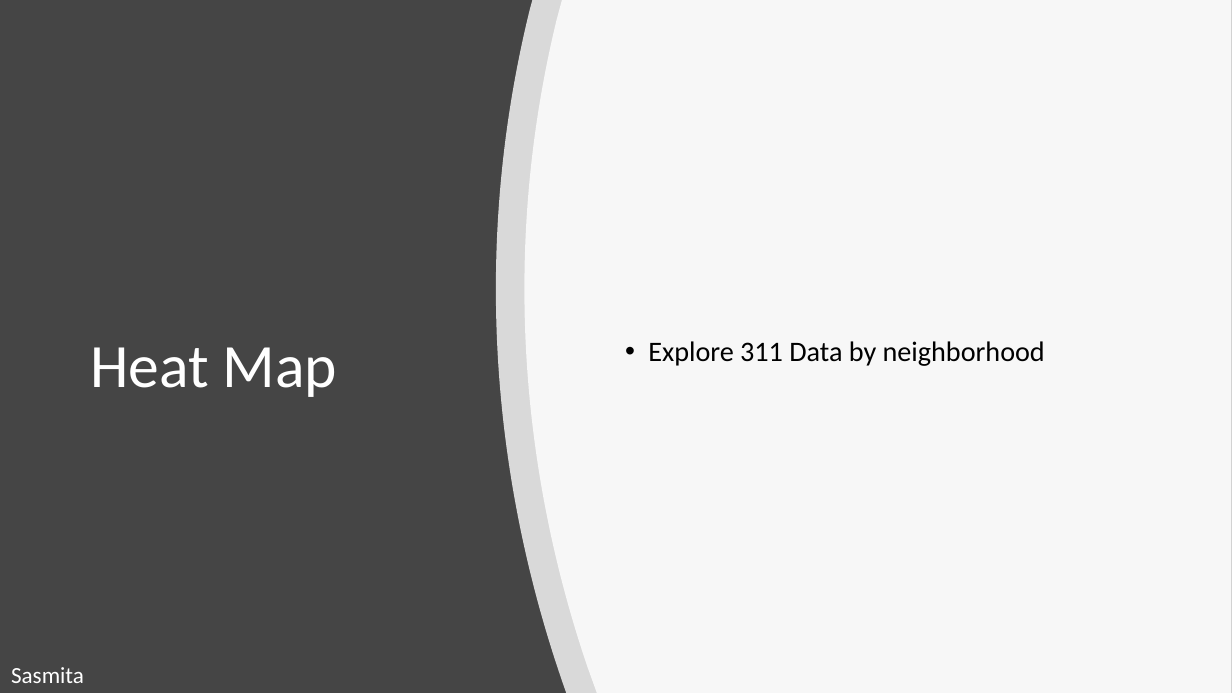
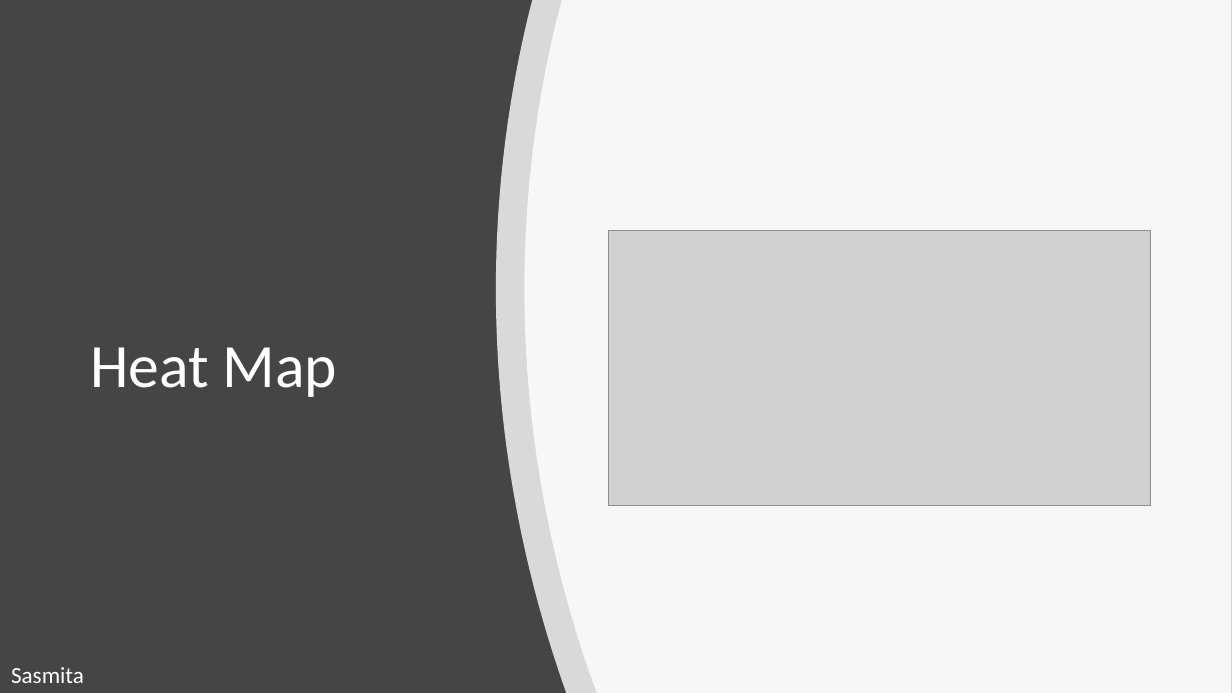
Before and after one commit to Sasmita28/city-service, a slide deck: slide 12 of BootcampProject2Presentation.pptx (slide 13 before the commit). Drawn at 1232x693 pixels with LibreOffice and Linux fonts; fonts in the diff are those of the drawing; grey boxes stand for pictures. Boxes give left, top, right and bottom in pixels: in the first picture for what was removed or moved away, otherwise in the second. Text is boxed around its words. In the diff, an @@ line names an element or a change of style, - is before the commit and + after.

```diff
--- a/BootcampProject2Presentation.pptx
+++ b/BootcampProject2Presentation.pptx
@@ picture added at box(609, 231, 1152, 506) @@
@@ text removed at box(648, 341, 1045, 366) @@
-• Explore 311 Data by neighborhood
```
Also in this commit, not shown: 10 other slides changed, 4 slides removed, 8 other files.
